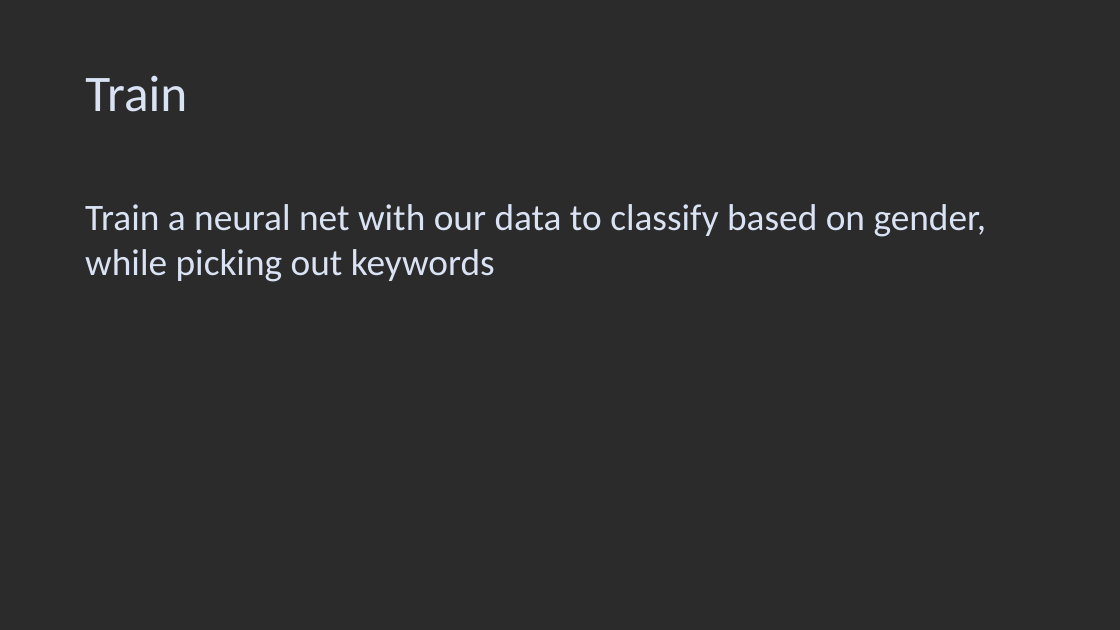
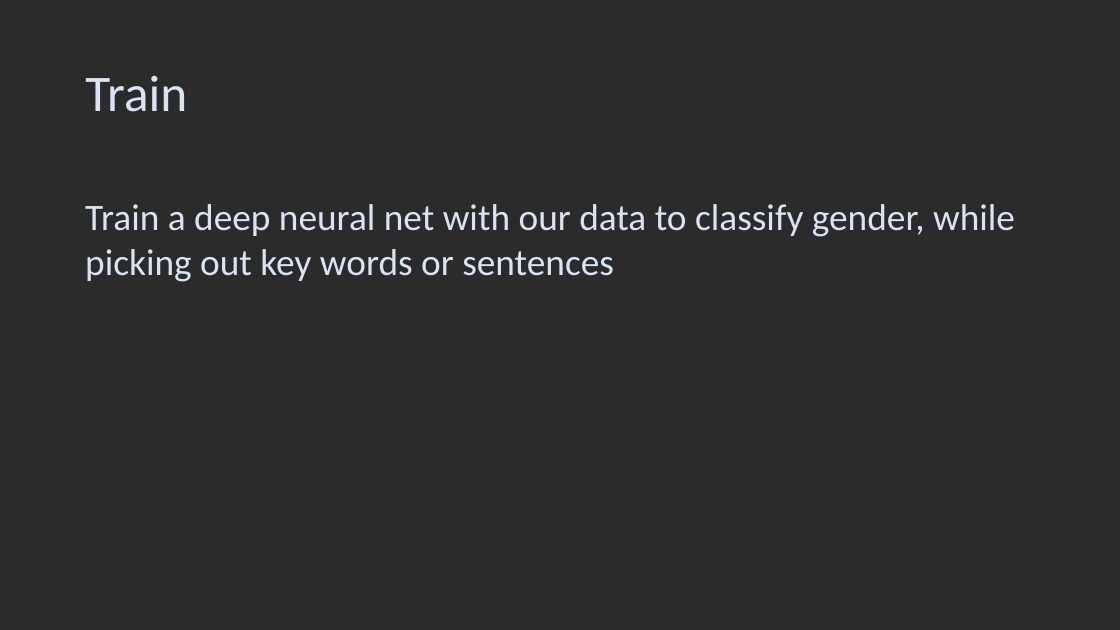
Before and after one commit to yurilavinas/ai_big_data_quantum_compution, a slide deck: slide 9 of DegenderisePresentation.pptx (slide 7 before the commit). Drawn at 1120x630 pixels with LibreOffice and Linux fonts; fonts in the diff are those of the drawing; background and template pictures are left out; a plain dark background stands for a picture behind light text. Boxes give left, top, right and bottom in pixels: in the first picture for what was removed or moved away, otherwise in the second. Text is boxed around its words. In the diff, an @@ line names an element or a change of style, - is before the commit and + after.

```diff
--- a/DegenderisePresentation.pptx
+++ b/DegenderisePresentation.pptx
@@ text at bbox=[85, 204, 1015, 282]: text changed @@
-Train a neural net with our data to classify based on gender, while picking out keywords
+Train a deep neural net with our data to classify gender, while picking out key words or sentences
```
Also in this commit, not shown: 3 other slides changed, 3 slides added, 1 slide removed.
